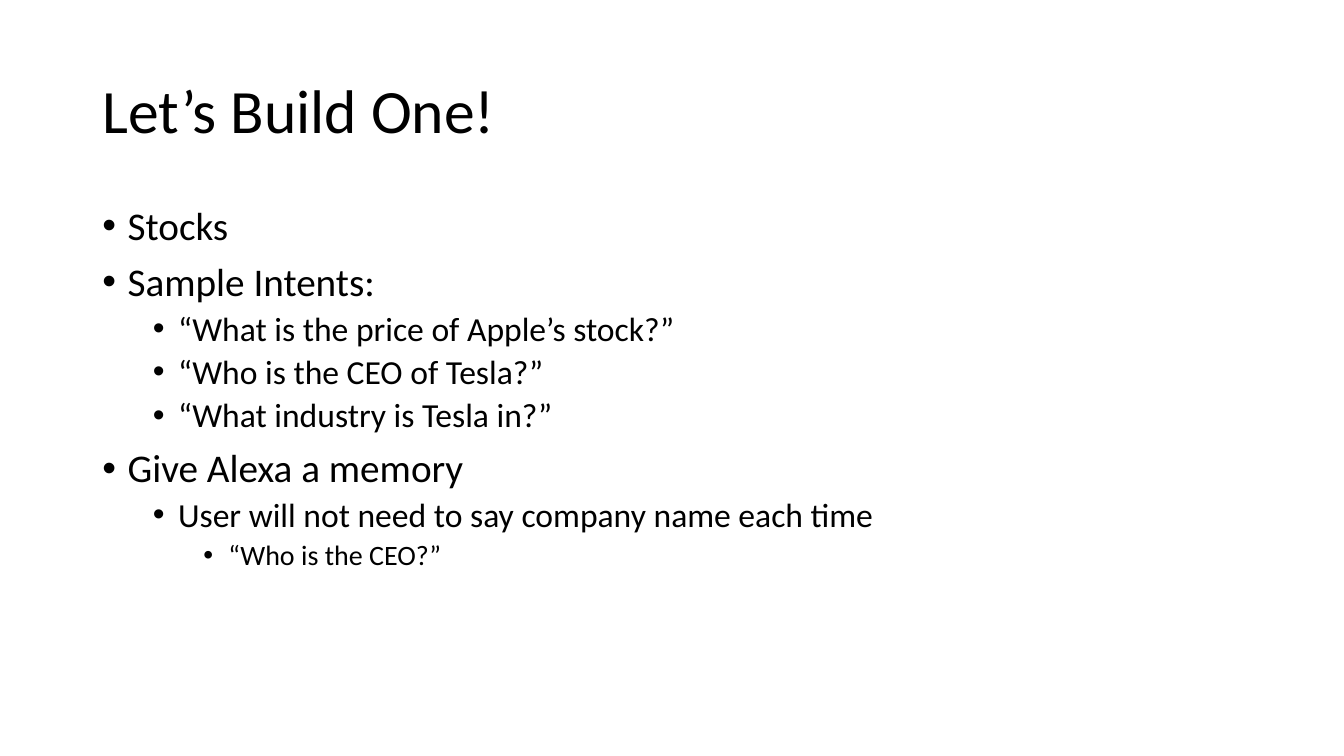
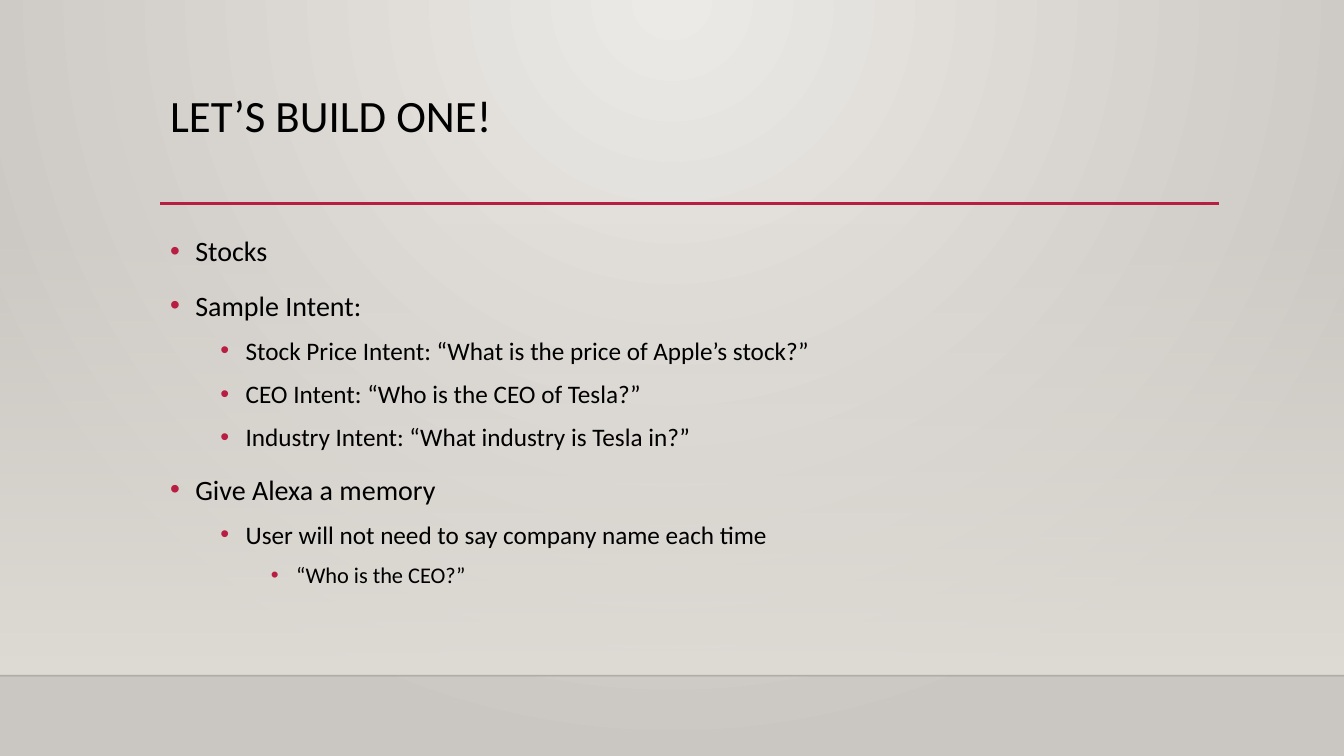
Before and after one commit to haydenwade/speaking-st-cloud-alexa-nodejs-public-apis, a slide deck: slide 11 of Building An Custom.pptx (slide 12 before the commit). Drawn at 1344x756 pixels with LibreOffice and Linux fonts; fonts in the diff are those of the drawing; background and template pictures are left out. Boxes give left, top, right and bottom in pixels: in the first picture for what was removed or moved away, otherwise in the second. Text is boxed around its words. In the diff, an @@ line names an element or a change of style, - is before the commit and + after.

Commit message:
update ppt

```diff
--- a/Building An Custom.pptx
+++ b/Building An Custom.pptx
@@ background #FFFFFF to gradient #ECEAE7 to #CAC7C1 @@
@@ title "LET’S BUILD ONE!" at (x1=170, y1=100, x2=491, y2=133): vertical alignment middle to top @@
@@ title at (x1=170, y1=100, x2=491, y2=133): text changed; size 44 to 32 pt @@
-Let’s Build One!
+LET’S BUILD ONE!
@@ line added from (160, 204) to (1220, 204), #B71E42 2.5 pt @@
@@ rectangle added at (x1=0, y1=223, x2=1344, y2=676), fill gradient #DFDBD5 @@
@@ text "Stocks" moved from (x1=128, y1=212, x2=873, y2=566) to (x1=195, y1=241, x2=809, y2=583) @@
@@ text at (x1=195, y1=241, x2=767, y2=583): size 28 to 20 pt in "Stocks", "Give Alexa a memory"; size 24 to 18 pt in "User will not need to say company ..."; size 20 to 16 pt in "“Who is the CEO?”"; line spacing 0.9 to 1.2 @@
@@ text at (x1=195, y1=296, x2=809, y2=450): text changed; size 24 to 18 pt @@
-• Sample Intents:
-  • “What is the price of Apple’s stock?”
-  • “Who is the CEO of Tesla?”
-  • “What industry is Tesla in?”
+• Sample Intent:
+  • Stock Price Intent: “What is the price of Apple’s stock?”
+  • CEO Intent: “Who is the CEO of Tesla?”
+  • Industry Intent: “What industry is Tesla in?”
@@ line added from (0, 676) to (1344, 676), #000001 1 pt @@
```
Also in this commit, not shown: 12 other slides changed, 1 slide removed.
